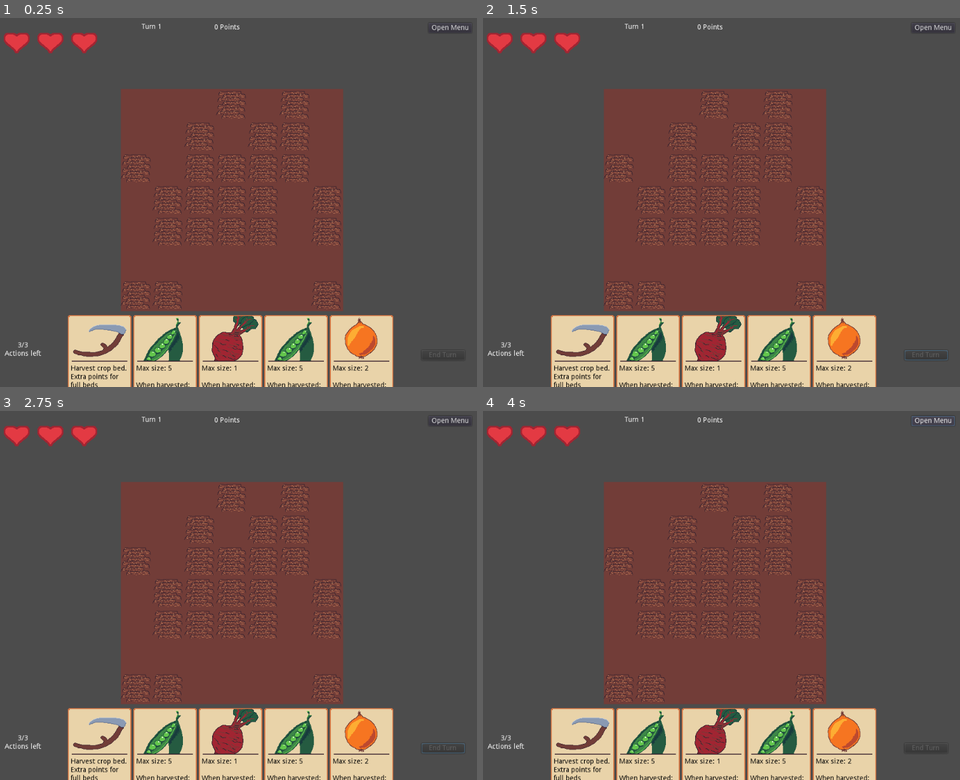
Above: before the commit, frames 1-4 (two rows, left to right).
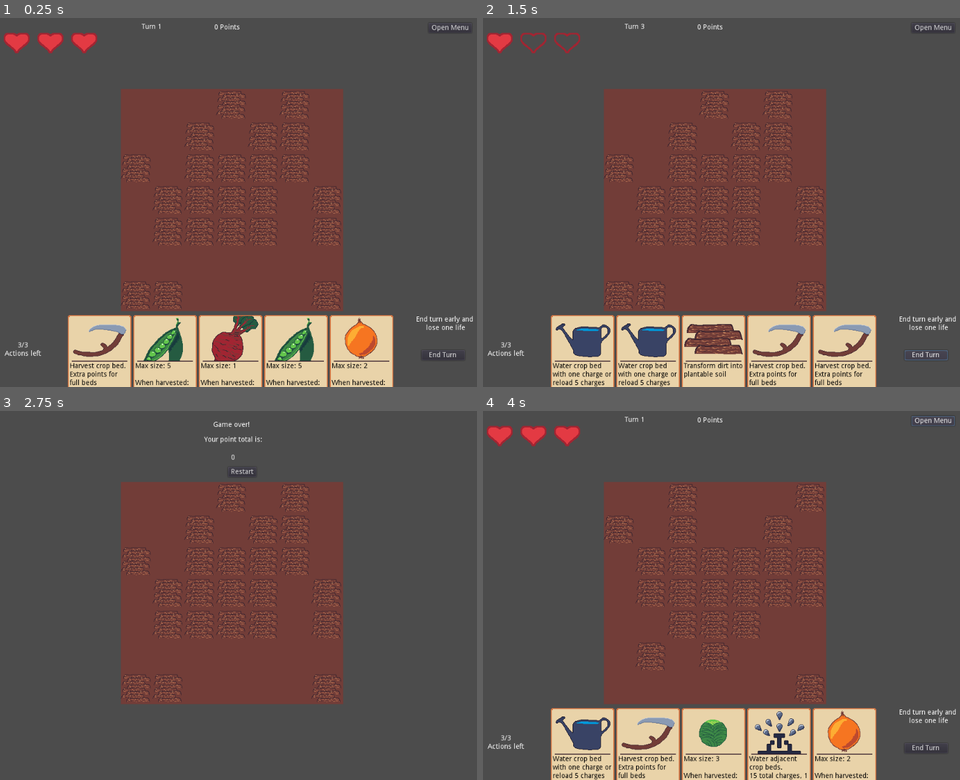
Above: after the commit, the same moments.

Repository: Rellikiox/Harvest-Season
Game: Godot game, scene res://Game.tscn
The game is run twice, just before and just after one commit, with the same random seed, the same clock (stepped at 60 frames per second) and the same inputs.
Inputs (mouse positions are in pixels of both pictures, inside the frame that each line leads up to):
- Up to frame 1 (0.25 s): no input
- Up to frame 2 (1.5 s): click (926, 353) at 0.5 s, where only the run after the commit has a clickable "End Turn"; click (926, 353) at 1.25 s, where only the run after the commit has a clickable "End Turn"
- Up to frame 3 (2.75 s): click (443, 746) at 2 s, where only the run after the commit has a clickable "End Turn"
- Up to frame 4 (4 s): click (726, 470) at 2.75 s, where only the run after the commit has a clickable "Restart"; click "Open Menu" at 3.5 s

The runs differ from the first frame. In frame 1, 1.4% of the frame differs, in the area x 14-100%, y 80-100%; in frame 2, 5.8%; in frame 3, 14%, in the area x 0-99%, y 1-100%; in frame 4, 6.5%.

Commit message:
Add warning when skiping turn

Diff:
--- a/cards/TurnManager.gd
+++ b/cards/TurnManager.gd
@@ -26,6 +26,10 @@
 
 
 func end_turn():
+	if actions_left > 0:
+		_on_crop_death()
+		if lives_left == 0:
+			return
 	UI.discard_cards()
 	Game.process_tiles()
 	trigger_turn_start()
--- a/ui/Card.gd
+++ b/ui/Card.gd
@@ -12,8 +12,8 @@
 """Max size: 3
 
 When harvested:
- +%s points per tile
- +%s if max size""",
+ +2 points per tile
+ +3 if max size""",
 	Global.CardEnum.PLANT_PEAS:
 """Max size: 5
 
--- a/ui/Card.tscn
+++ b/ui/Card.tscn
@@ -27,10 +27,10 @@
 }
 
 [node name="Description" type="Label" parent="CardTexture"]
-margin_left = 5.97083
-margin_top = 100.942
-margin_right = 119.971
-margin_bottom = 114.942
+margin_left = 4.0
+margin_top = 96.0
+margin_right = 124.0
+margin_bottom = 187.0
 custom_colors/font_color = Color( 0, 0, 0, 1 )
 text = "Max size: 3
 
--- a/ui/Game_UI.gd
+++ b/ui/Game_UI.gd
@@ -76,7 +76,7 @@
 
 
 func enable_end_turn(enabled=true):
-	$HUD/EndTurn.disabled = not enabled
+	$HUD/EndTurn/Warning.visible = not enabled
 
 
 # Gameover
--- a/ui/Game_UI.tscn
+++ b/ui/Game_UI.tscn
@@ -79,6 +79,18 @@
 margin_right = -40.0952
 margin_bottom = -54.415
 text = "End Turn"
+__meta__ = {
+"_edit_use_anchors_": false
+}
+
+[node name="Warning" type="Label" parent="HUD/EndTurn"]
+margin_left = -51.8434
+margin_top = -68.8666
+margin_right = 146.157
+margin_bottom = -37.8666
+text = "End turn early and
+ lose one life"
+align = 1
 __meta__ = {
 "_edit_use_anchors_": false
 }
